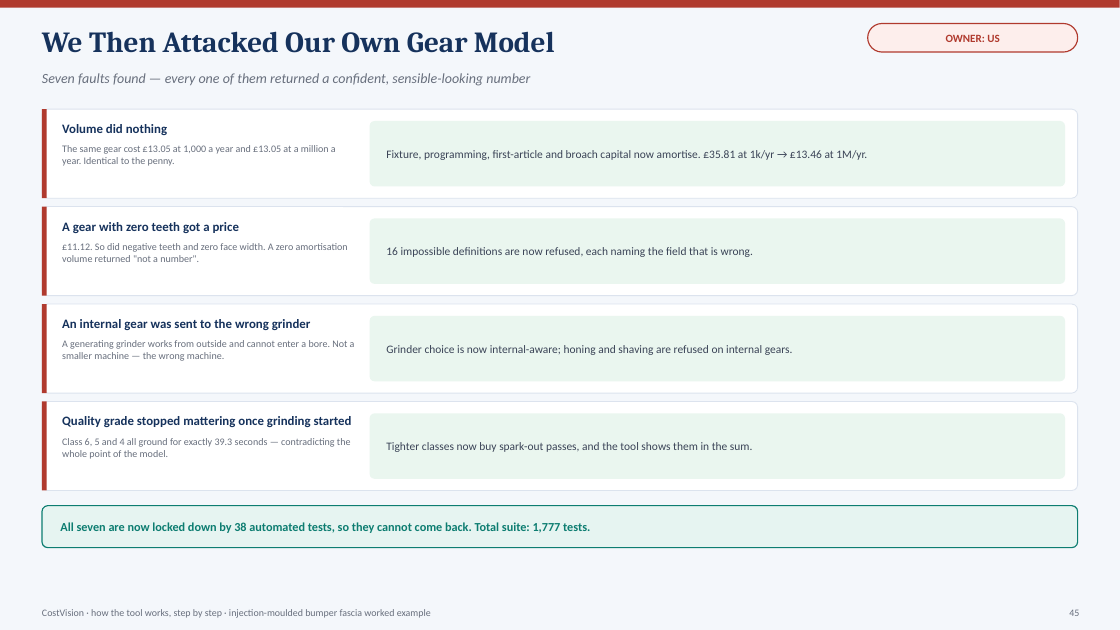
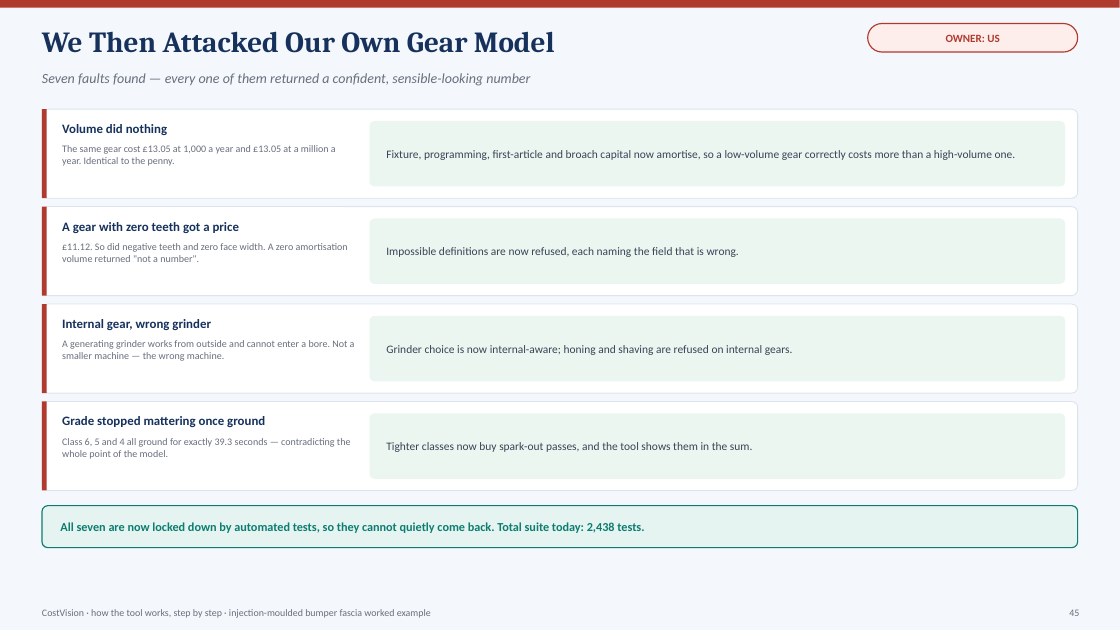
Before and after one commit to bhosaleavinash546/leamington-marathi, a slide deck: slide 45 of CostVision-Workflow-Explained.pptx. Drawn at 1120x630 pixels with LibreOffice and Linux fonts; fonts in the diff are those of the drawing. Boxes give left, top, right and bottom in pixels: in the first picture for what was removed or moved away, otherwise in the second. Text is boxed around its words. In the diff, an @@ line names an element or a change of style, - is before the commit and + after.

```diff
--- a/CostVision-Workflow-Explained.pptx
+++ b/CostVision-Workflow-Explained.pptx
@@ text at (x1=386, y1=150, x2=1016, y2=160): text changed @@
-Fixture, programming, first-article and broach capital now amortise. £35.81 at 1k/yr → £13.46 at 1M/yr.
+Fixture, programming, first-article and broach capital now amortise, so a low-volume gear correctly costs more than a high-volume one.
@@ text at (x1=386, y1=247, x2=739, y2=257): text changed @@
-16 impossible definitions are now refused, each naming the field that is wrong.
+Impossible definitions are now refused, each naming the field that is wrong.
@@ text at (x1=62, y1=319, x2=211, y2=330): text changed @@
-An internal gear was sent to the wrong grinder
+Internal gear, wrong grinder
@@ text at (x1=62, y1=416, x2=265, y2=427): text changed @@
-Quality grade stopped mattering once grinding started
+Grade stopped mattering once ground
@@ text at (x1=60, y1=522, x2=644, y2=533): text changed @@
-All seven are now locked down by 38 automated tests, so they cannot come back. Total suite: 1,777 tests.
+All seven are now locked down by automated tests, so they cannot quietly come back. Total suite today: 2,438 tests.
```
Also in this commit, not shown: 47 other slides changed, 1 other file.
